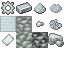
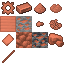
Layered file, before and after one edit (64x64). Changes by layer:
showed "copper", painted on it over [0, 1, 64, 63]
hid "tin", painted on it over [0, 1, 64, 63]
added group "rod" with 2 layers above "deep ore" over [2, 50, 15, 63]
added layer "Layer 5" in group "rod" over [2, 50, 15, 63]
